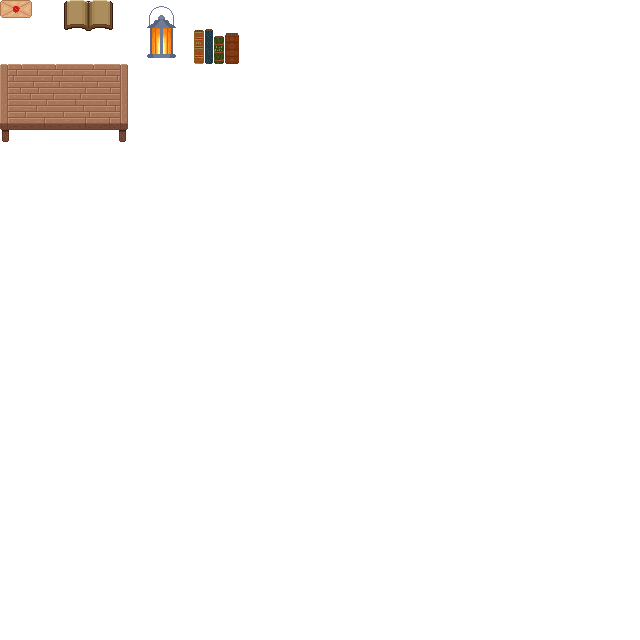
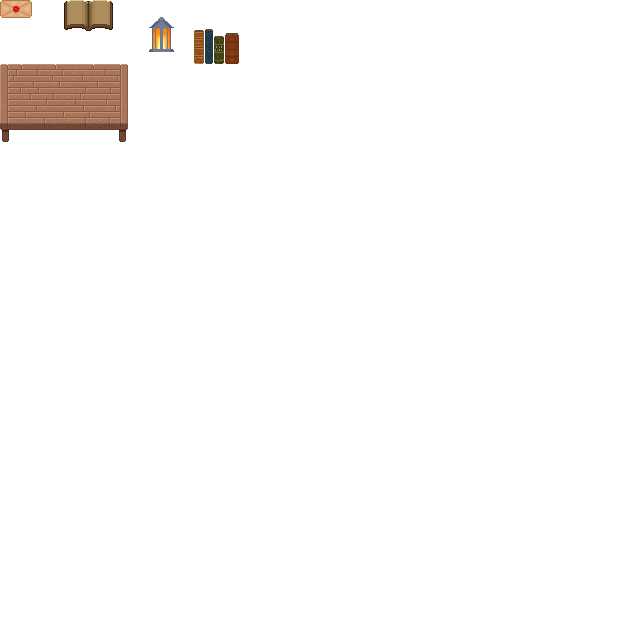
Layer changes from the first 640×640 image to the second:
painted on "Lantern" (2nd of 2, in "Lantern") over 147, 6, 176, 58
painted on "Fire" over 152, 50, 171, 54
